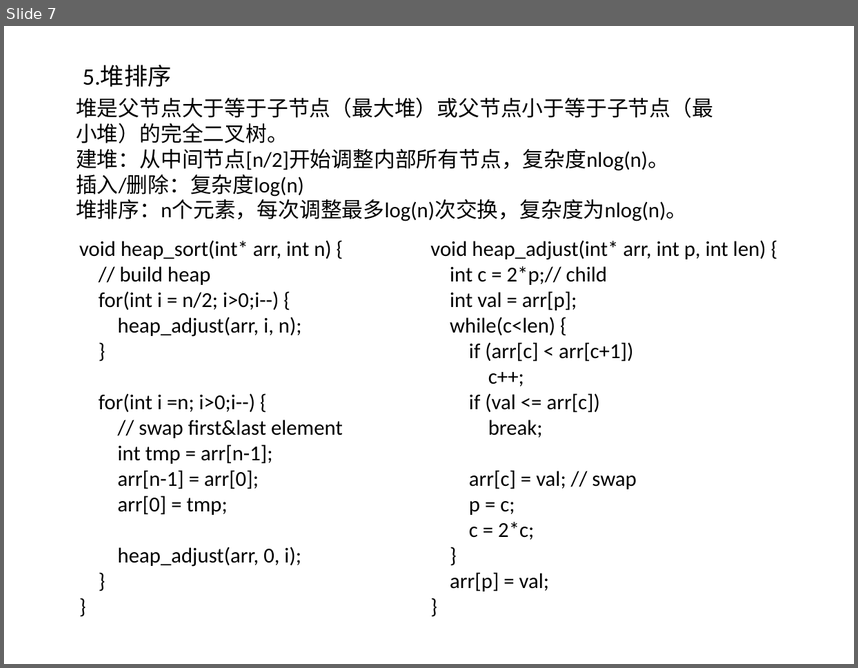
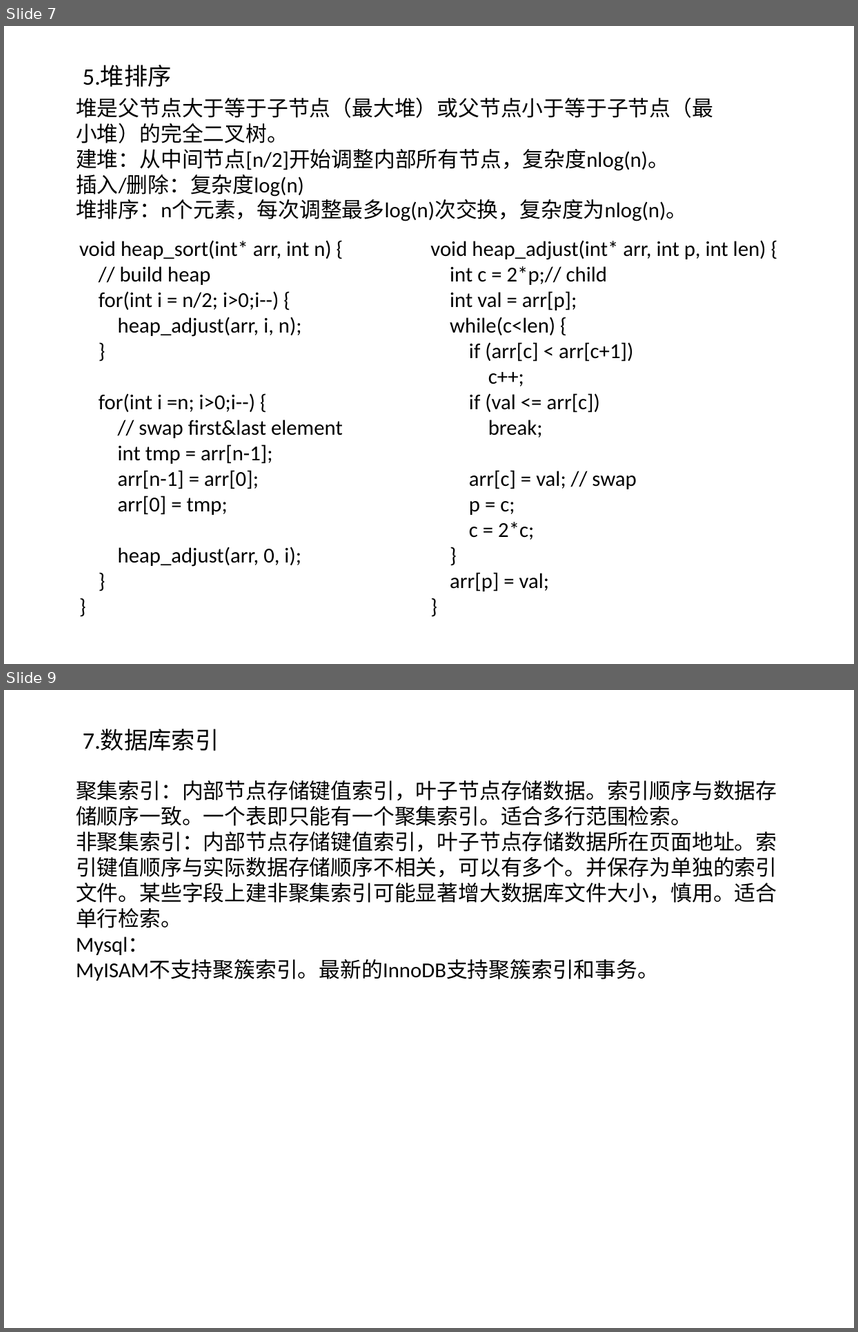
Before and after one commit to willkk/go, a slide deck: algos_summary.pptx. Shown one above the other, each under a label of ours: slide 7 before the commit, slides 7 and 9 after it; the slides between them are not shown. The pictures are 858x668 and 858x1332 pixels, drawn with LibreOffice and Linux fonts; fonts in the diff are those of the drawing. Boxes give left, top, right and bottom in pixels: in the first picture for what was removed or moved away, otherwise in the second. Text is boxed around its words. In the diff, an @@ line names an element or a change of style, - is before the commit and + after.

```diff
--- a/algos_summary.pptx
+++ b/algos_summary.pptx
@@ slide 9 added at (4,690,854,1328), background #FFFFFF @@
@@ text added at (83,729,219,751), 20 pt, text #000000 @@
+7.数据库索引
@@ text added at (76,780,777,980), 18 pt, text #000000 @@
+聚集索引：内部节点存储键值索引，叶子节点存储数据。索引顺序与数据存储顺序一致。一个表即只能有一个聚集索引。适合多行范围检索。
+非聚集索引：内部节点存储键值索引，叶子节点存储数据所在页面地址。索引键值顺序与实际数据存储顺序不相关，可以有多个。并保存为单独的索引文件。某些字段上建非聚集索引可能显著增大数据库文件大小，慎用。适合单行检索。
+Mysql：
+MyISAM不支持聚簇索引。最新的InnoDB支持聚簇索引和事务。
```
Also in this commit, not shown: 1 slide changed, 1 other slide added, 1 slide removed.
